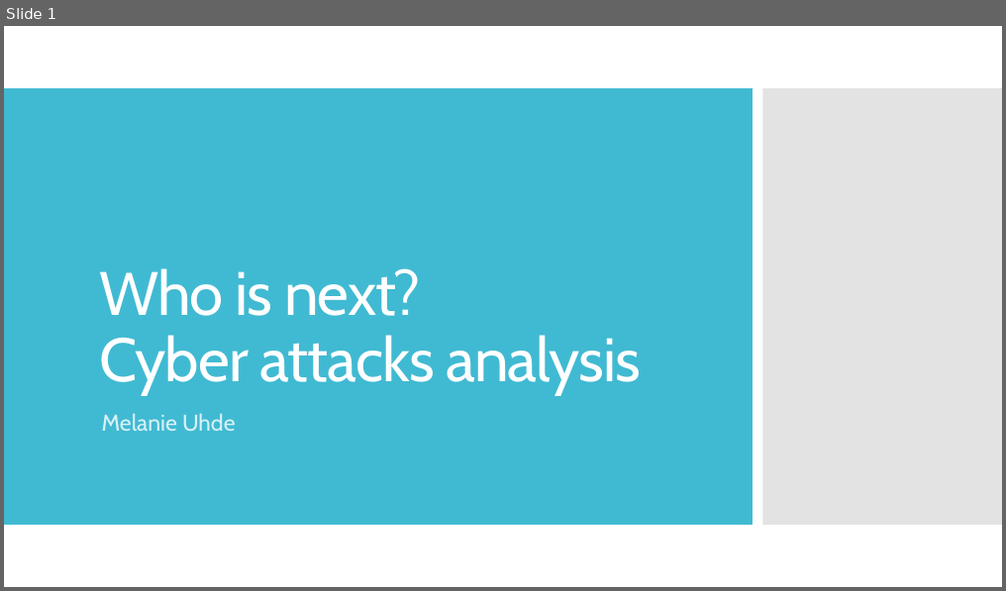
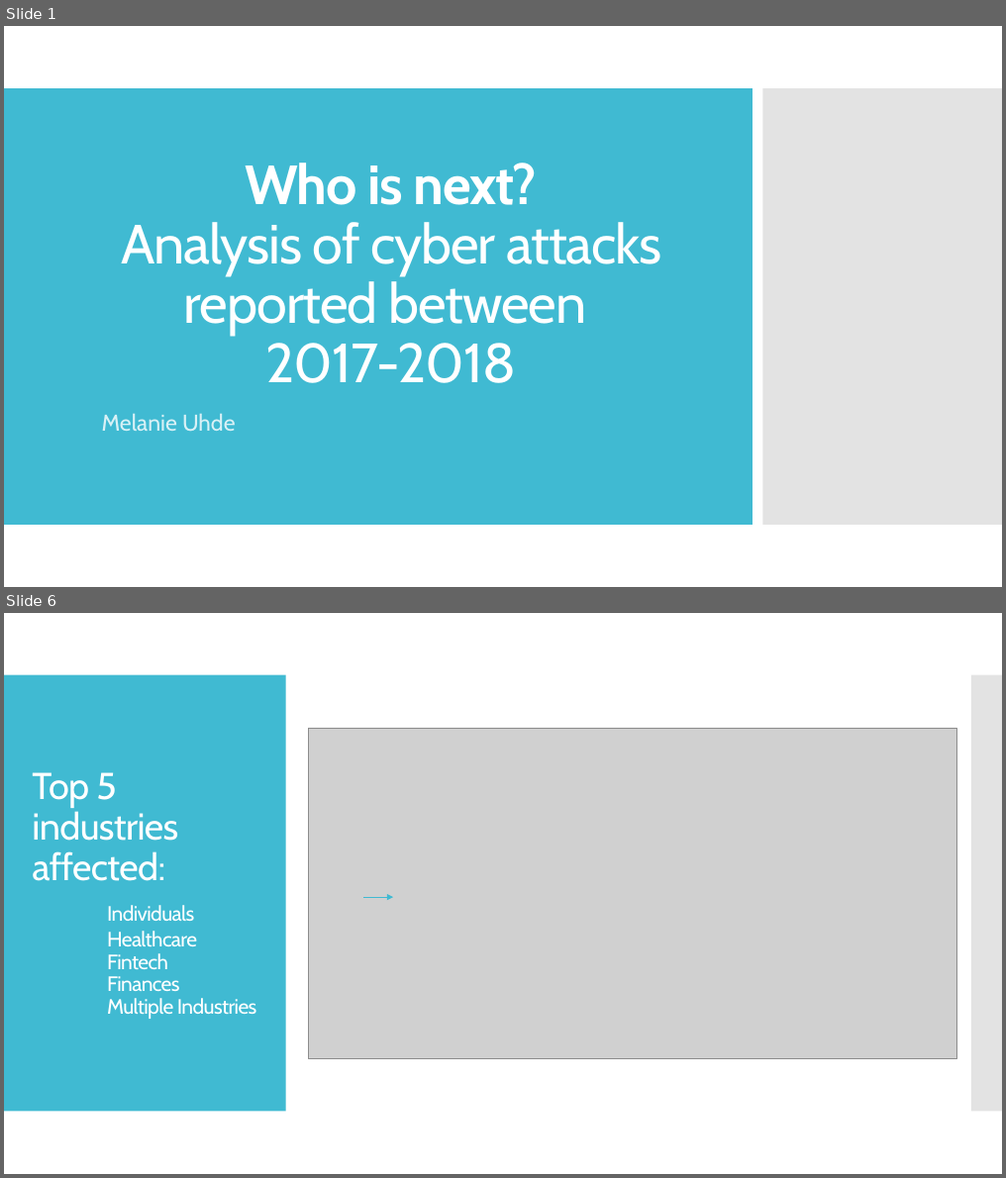
Before and after one commit to MelanieU/cyberattacks_in_healthcare, a slide deck: Analysis/hackmageddon_presentation.pptx. Shown one above the other, each under a label of ours: slide 1 before the commit, slides 1 and 6 after it; the slides between them are not shown. The pictures are 1006x591 and 1006x1178 pixels, drawn with LibreOffice and Linux fonts; fonts in the diff are those of the drawing; grey boxes stand for pictures. Boxes give left, top, right and bottom in pixels: in the first picture for what was removed or moved away, otherwise in the second. Text is boxed around its words. In the diff, an @@ line names an element or a change of style, - is before the commit and + after.

```diff
--- a/Analysis/hackmageddon_presentation.pptx
+++ b/Analysis/hackmageddon_presentation.pptx
@@ slide 6 added at (x1=4, y1=613, x2=1002, y2=1174), background #FFFFFF @@
@@ rectangle added at (x1=4, y1=675, x2=286, y2=1112), fill #40BAD2 @@
@@ rectangle added at (x1=971, y1=675, x2=1002, y2=1112), fill #C8C8C8 at 50% opacity @@
@@ picture added at (x1=308, y1=728, x2=957, y2=1059) @@
@@ title added at (x1=32, y1=772, x2=257, y2=1019), 20 pt, text #FFFFFF @@
+Top 5 industries affected:
+Individuals
+Healthcare
+Fintech
+Finances
+Multiple Industries
@@ arrow added from (364, 897) to (393, 897), #40BAD2 0.75 pt @@
@@ slide 1 changed as well @@
@@ title at (x1=121, y1=163, x2=662, y2=383): text changed; size 59 to 53.1 pt @@
-Who is next?
-Cyber attacks analysis
+Who is next?
+Analysis of cyber attacks reported between
+2017-2018
```
Also in this commit, not shown: 11 other slides added, 6 slides removed.
